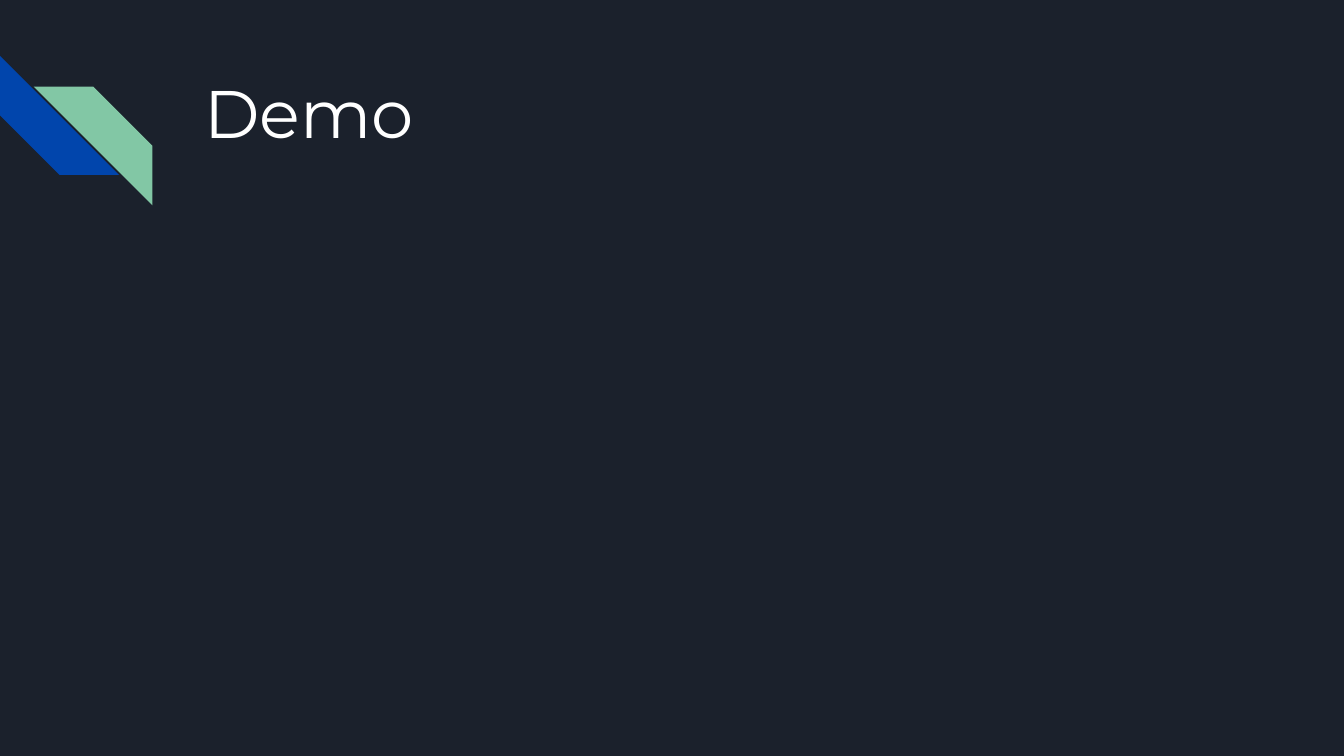
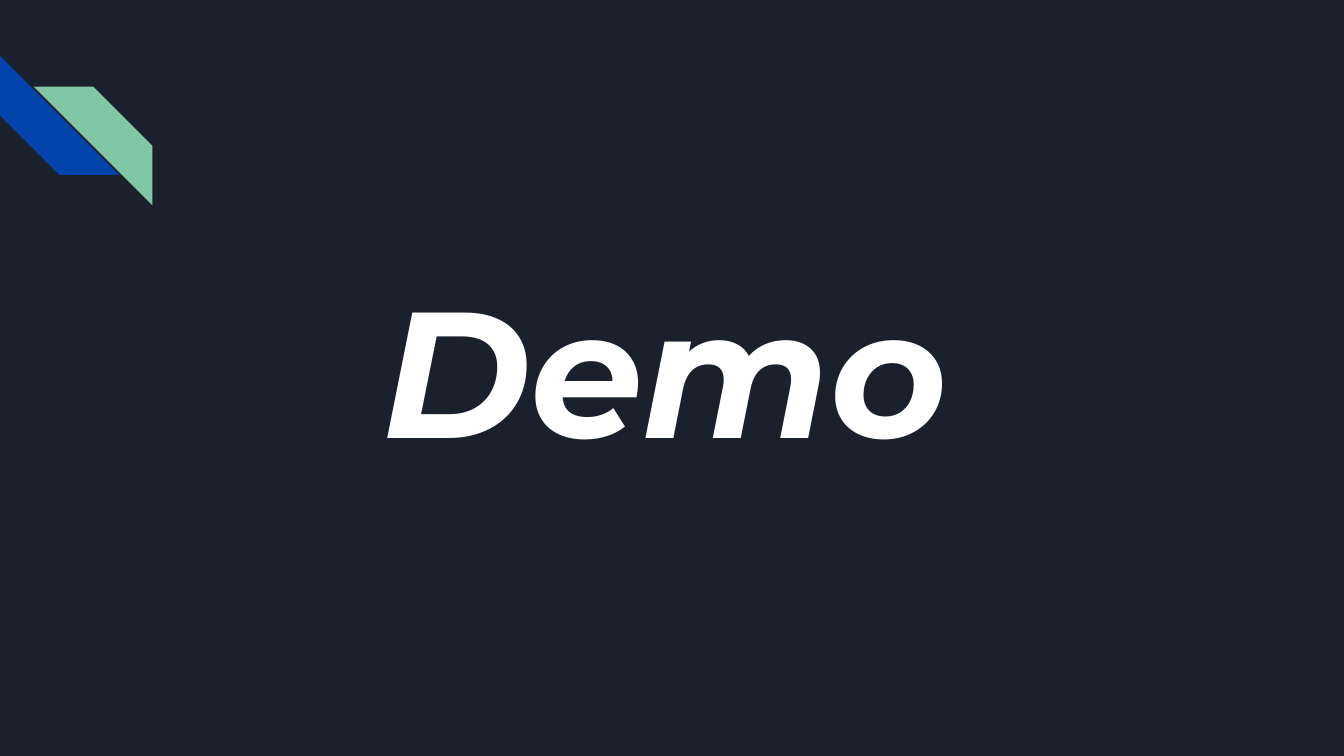
Before and after one commit to AkanEyoh/StevensonTourGuide, a slide deck: slide 4 of final_presentation.pptx (slide 3 before the commit). Drawn at 1344x756 pixels with LibreOffice and Linux fonts; fonts in the diff are those of the drawing. Boxes give left, top, right and bottom in pixels: in the first picture for what was removed or moved away, otherwise in the second. Text is boxed around its words. In the diff, an @@ line names an element or a change of style, - is before the commit and + after.

Commit message:
class_demo_version

```diff
--- a/final_presentation.pptx
+++ b/final_presentation.pptx
@@ title "Demo": place and size @@
-title "Demo" at [204, 91, 414, 139]
+title "Demo" at [382, 312, 948, 440]
@@ title "Demo" at [382, 312, 948, 440]: size 36 to 96 pt, bold on, italic on @@
```
Also in this commit, not shown: 3 other slides changed, 3 slides added, 1 slide removed, 6 other files.
